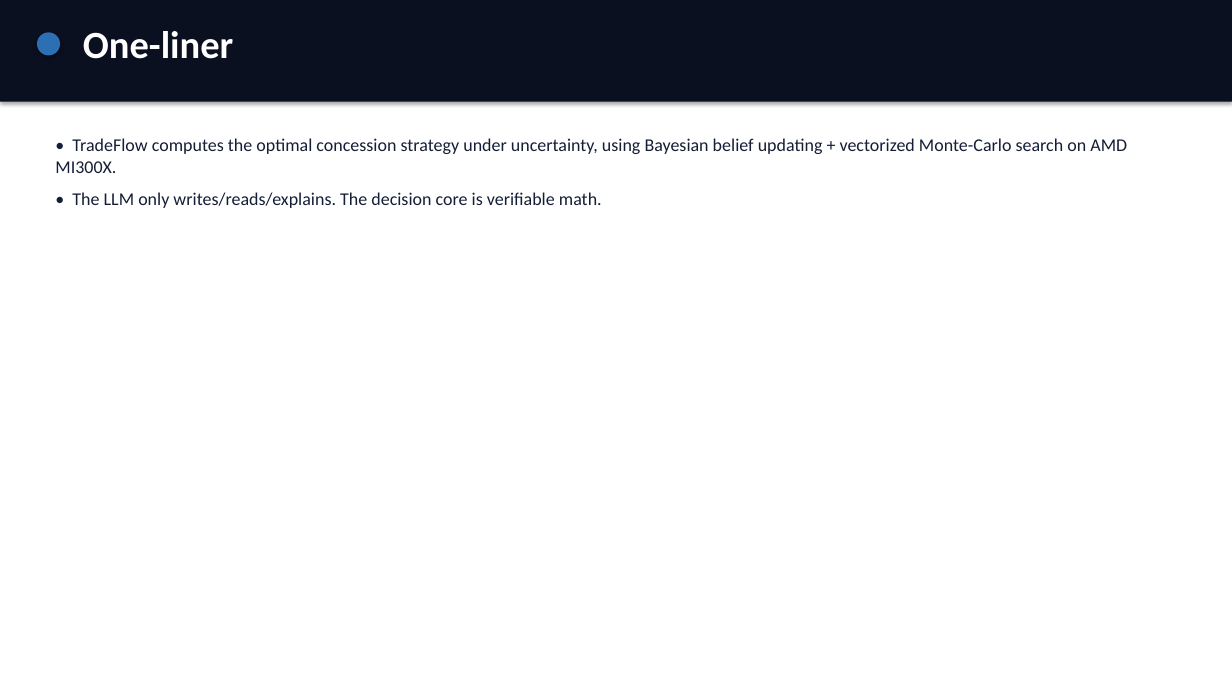
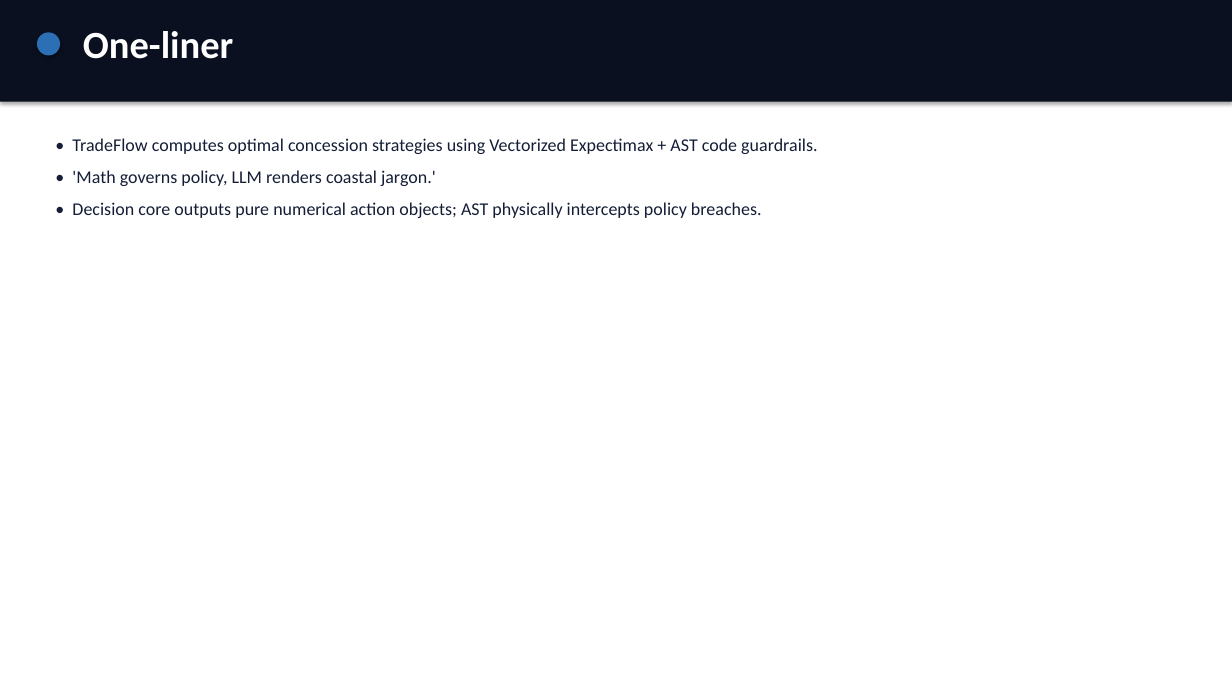
Before and after one commit to Fu93/tradeflow-ai, a slide deck: slide 2 of results/pitch.pptx. Drawn at 1232x693 pixels with LibreOffice and Linux fonts; fonts in the diff are those of the drawing. Boxes give left, top, right and bottom in pixels: in the first picture for what was removed or moved away, otherwise in the second. Text is boxed around its words. In the diff, an @@ line names an element or a change of style, - is before the commit and + after.

```diff
--- a/results/pitch.pptx
+++ b/results/pitch.pptx
@@ text at (72,138,817,218): text changed @@
-• TradeFlow computes the optimal concession strategy under uncertainty, using Bayesian belief updating + vectorized Monte-Carlo search on AMD MI300X.
-• The LLM only writes/reads/explains. The decision core is verifiable math.
+• TradeFlow computes optimal concession strategies using Vectorized Expectimax + AST code guardrails.
+• 'Math governs policy, LLM renders coastal jargon.'
+• Decision core outputs pure numerical action objects; AST physically intercepts policy breaches.
```
Also in this commit, not shown: 5 other slides changed, 4 slides added, 4 slides removed, 2 other files.
